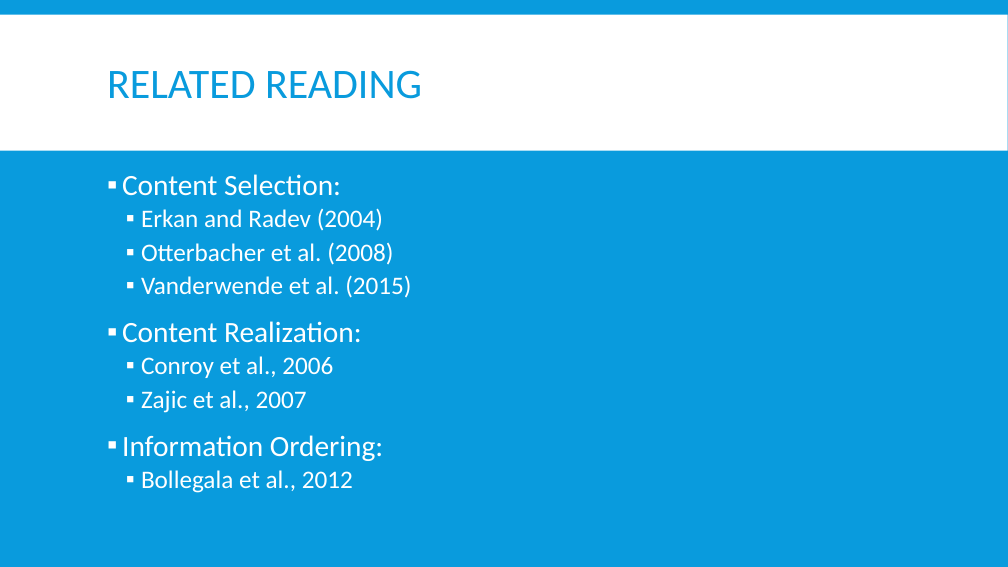
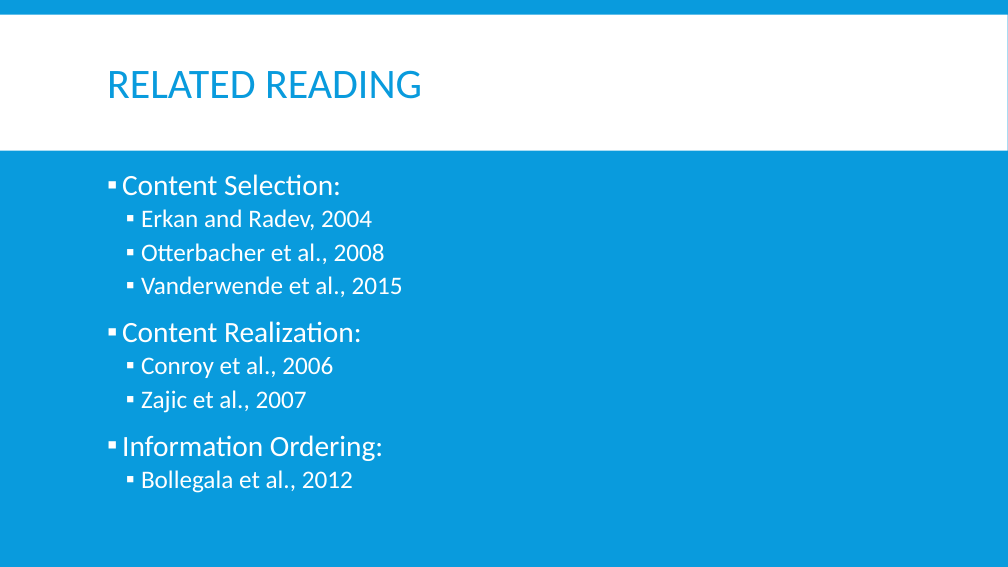
Before and after one commit to Mindful/ling-573, a slide deck: slide 25 of doc/D4_presentation.pptx. Drawn at 1008x567 pixels with LibreOffice and Linux fonts; fonts in the diff are those of the drawing. Boxes give left, top, right and bottom in pixels: in the first picture for what was removed or moved away, otherwise in the second. Text is boxed around its words. In the diff, an @@ line names an element or a change of style, - is before the commit and + after.

```diff
--- a/doc/D4_presentation.pptx
+++ b/doc/D4_presentation.pptx
@@ text at (141, 209, 403, 297): text changed @@
-  ▪ Erkan and Radev (2004)
-  ▪ Otterbacher et al. (2008)
-  ▪ Vanderwende et al. (2015)
+  ▪ Erkan and Radev, 2004
+  ▪ Otterbacher et al., 2008
+  ▪ Vanderwende et al., 2015
```
Also in this commit, not shown: 8 other slides changed.
